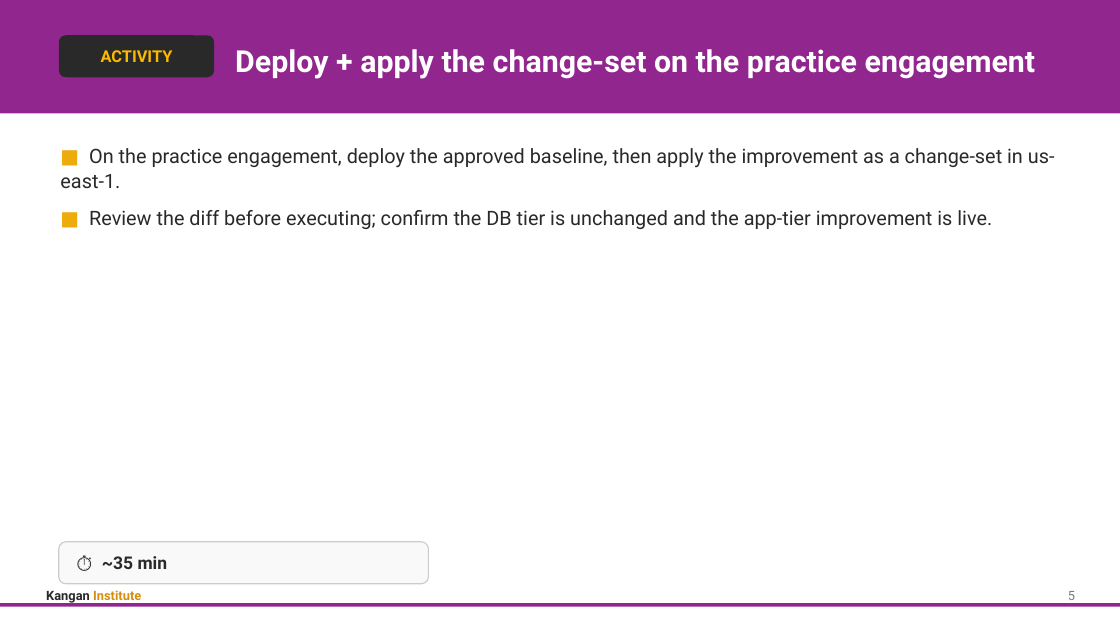
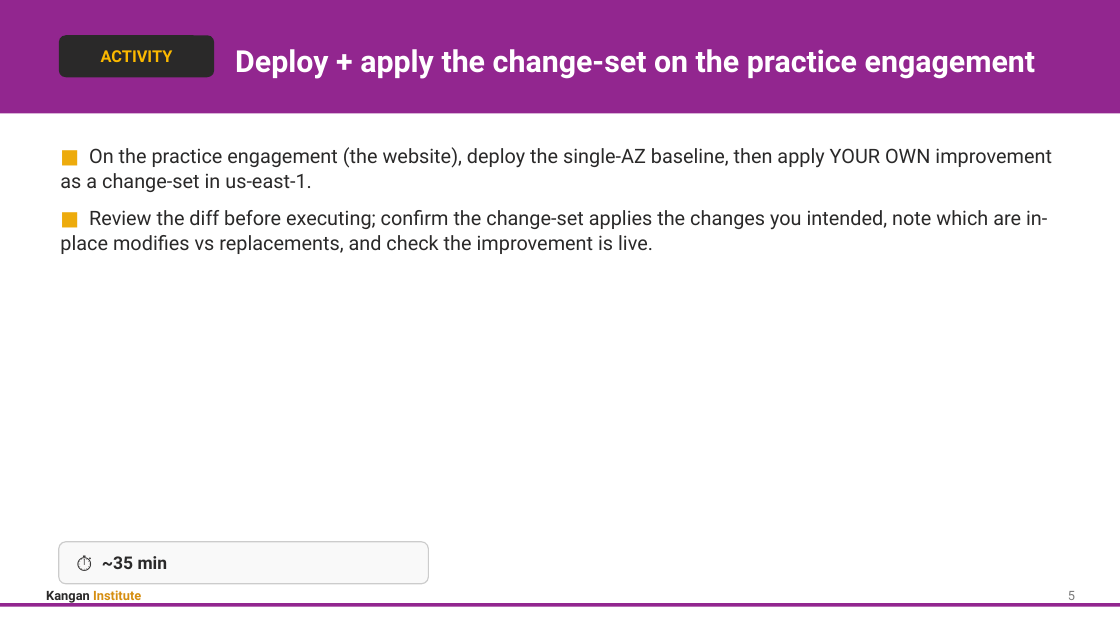
Before and after one commit to Digital-Initiatives-Kangan-Institute/diploma-cloud-cyber-content-s1, a slide deck: slide 7 of S1-CL3-Cloud-Infrastructure-Improvement/delivery/topic_07/Topic_07_Slides.pptx. Drawn at 1120x630 pixels with LibreOffice and Linux fonts; fonts in the diff are those of the drawing. Boxes give left, top, right and bottom in pixels: in the first picture for what was removed or moved away, otherwise in the second. Text is boxed around its words. In the diff, an @@ line names an element or a change of style, - is before the commit and + after.

```diff
--- a/S1-CL3-Cloud-Infrastructure-Improvement/delivery/topic_07/Topic_07_Slides.pptx
+++ b/S1-CL3-Cloud-Infrastructure-Improvement/delivery/topic_07/Topic_07_Slides.pptx
@@ text at (60,147,1052,254): text changed @@
-■ On the practice engagement, deploy the approved baseline, then apply the improvement as a change-set in us-east-1.
-■ Review the diff before executing; confirm the DB tier is unchanged and the app-tier improvement is live.
+■ On the practice engagement (the website), deploy the single-AZ baseline, then apply YOUR OWN improvement as a change-set in us-east-1.
+■ Review the diff before executing; confirm the change-set applies the changes you intended, note which are in-place modifies vs replacements, and check the improvement is live.
```
Also in this commit, not shown: 6 other files.
